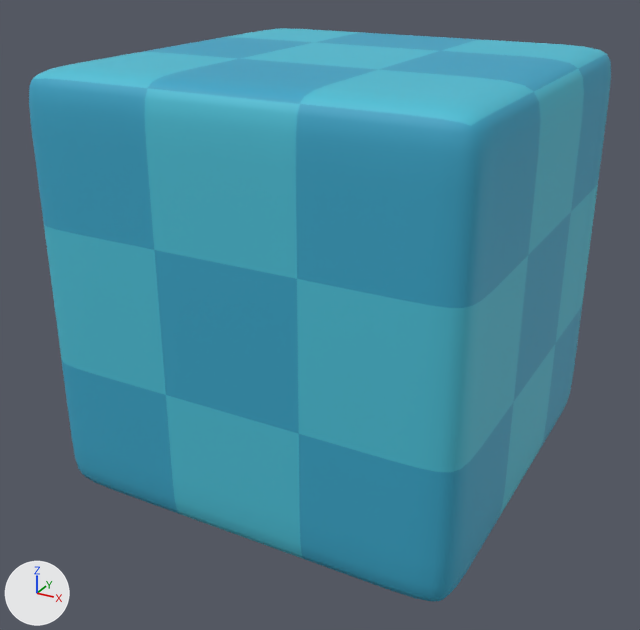
Before and after pictures for a commit that changed the glTF model assets/models/static.glb.
The view is the same before and after, from a 50 mm camera at (0.934, -1.81, 0.761) aimed at (-0.024, -0.068, -0.11). Every picture has the same lights, and +X, +Y and +Z are marked at lower left.

The scene before the commit, as lines of its bpy script (objects in view):
```python
me_cube_005 = bpy.data.meshes.new('Cube.005')
me_cube_005.from_pydata(...)  # 296 vertices, 588 faces; spans x -0.499..0.499, y -0.499..0.499, z -0.499..0.499
me_cube_005.materials.append(mat_floor_001)  # picture img_floor
ob_static = bpy.data.objects.new('static', me_cube_005)
ob_static.location = (0.0, 0.0, 0.0)
```
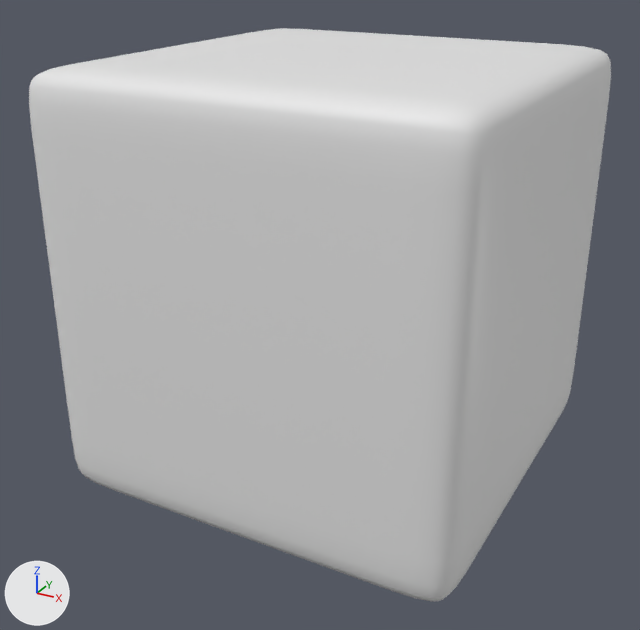
What the commit changed:
me_cube_005 has 296 vertices, 588 faces and spans x -0.499..0.499, y -0.499..0.499, z -0.499..0.499.
me_cube_005 no longer uses material mat_floor_001 (picture img_floor).

Pixel boxes [x1, y1, x2, y2] of what changed, in the pictures (640 x 630 px):
'static', recoloured (cyan to grey): [29, 28, 611, 602] in both
